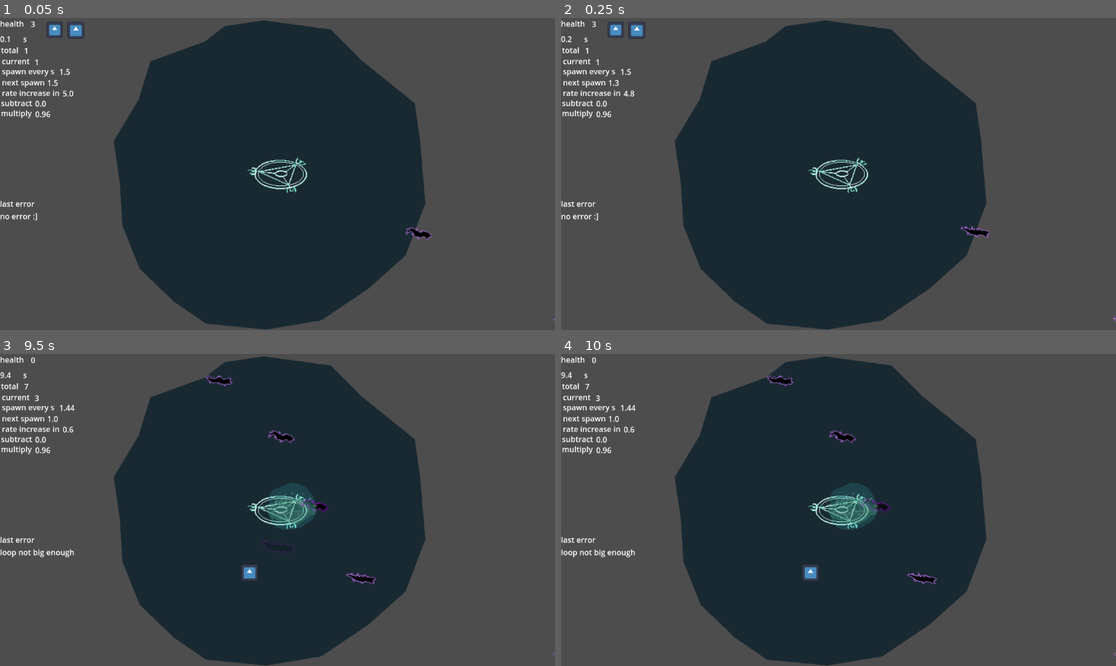
Above: before the commit, frames 1-4 (two rows, left to right).
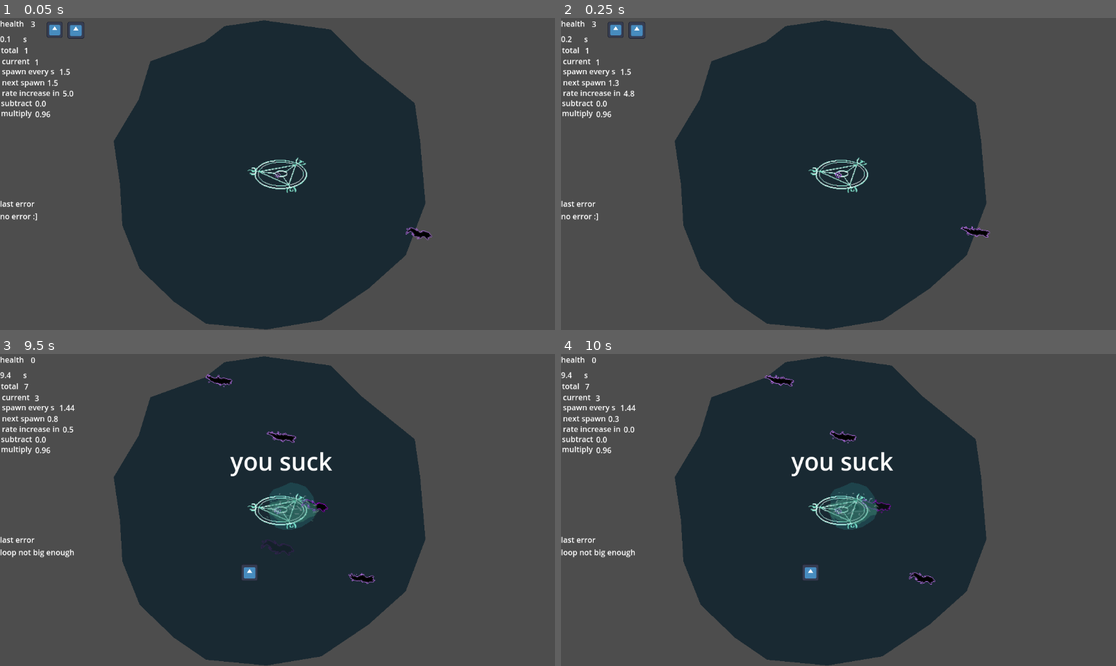
Above: after the commit, the same moments.

Repository: alifeee/loop
Game: Godot game, scene res://scenes/main.tscn
The game is run twice, just before and just after one commit, with the same random seed, the same clock (stepped at 60 frames per second) and the same inputs. The engine's default icon, where the game draws it, is replaced by a stand-in: a white triangle on a blue panel in a dark square.
Inputs (mouse positions are in pixels of both pictures, inside the frame that each line leads up to):
- Up to frame 1 (0.05 s): no input
- Up to frame 2 (0.25 s): no input
- Up to frame 3 (9.5 s): move the mouse to (399, 494) at 0.52 s; press the mouse at (399, 494) at 0.53 s; move the mouse to (166, 525) at 1.27 s; release the mouse at (166, 525) at 1.28 s; click (166, 525) at 1.35 s; move the mouse to (333, 441) at 2.02 s; press the mouse at (333, 441) at 2.03 s; move the mouse to (249, 572) at 2.77 s; release the mouse at (249, 572) at 2.78 s; click (249, 572) at 2.85 s; move the mouse to (444, 556) at 3.52 s; press the mouse at (444, 556) at 3.53 s; move the mouse to (111, 463) at 4.27 s; release the mouse at (111, 463) at 4.28 s; click (111, 463) at 4.35 s; move the mouse to (305, 510) at 5.02 s; press the mouse at (305, 510) at 5.03 s; move the mouse to (194, 432) at 5.77 s; release the mouse at (194, 432) at 5.78 s; click (194, 432) at 5.85 s; move the mouse to (399, 494) at 6.52 s; press the mouse at (399, 494) at 6.53 s; move the mouse to (166, 525) at 7.27 s; release the mouse at (166, 525) at 7.28 s; click (166, 525) at 7.35 s; move the mouse to (333, 441) at 8.02 s; press the mouse at (333, 441) at 8.03 s; move the mouse to (249, 572) at 8.77 s; release the mouse at (249, 572) at 8.78 s; click (249, 572) at 8.85 s
- Up to frame 4 (10 s): move the mouse to (1005, 556) at 9.52 s; press the mouse at (1005, 556) at 9.53 s

The runs differ from the first frame. In frame 1, less than 0.1% of the frame differs, in the area x 49-100%, y 49-98%; in frame 2, less than 0.1%; in frame 3, 0.8%, in the area x 8-100%, y 6-98%; in frame 4, 0.8%.

Commit message:
add "end screen"

Diff:
--- a/scenes/main.tscn
+++ b/scenes/main.tscn
@@ -82,7 +82,6 @@
 texture = ExtResource("2_tbgi4")
 
 [node name="AnimatedSprite2D" type="AnimatedSprite2D" parent="Centre"]
-position = Vector2(578, 298.75)
 scale = Vector2(0.84375, 0.804687)
 sprite_frames = SubResource("SpriteFrames_eb6dy")
 animation = &"summon_portal"
@@ -309,6 +308,15 @@
 offset_top = 1.0
 offset_right = 104.0
 offset_bottom = 24.0
+
+[node name="EndLabel" type="Label" parent="CanvasLayer"]
+visible = false
+offset_left = 478.0
+offset_top = 188.0
+offset_right = 689.0
+offset_bottom = 257.0
+theme_override_font_sizes/font_size = 50
+text = "you suck"
 
 [node name="errors" type="Control" parent="CanvasLayer"]
 layout_mode = 3
--- a/scripts/globals.gd
+++ b/scripts/globals.gd
@@ -12,6 +12,7 @@
 # signals
 signal pause_game
 signal resume_game
+signal end_game
 signal player_hit
 
 # global variables
@@ -29,8 +30,13 @@
 	resume_game.emit()
 	print("resuming game")
 
+func endgame():
+	gamestate = GAMESTATES.WIN_SCREEN
+	end_game.emit()
+	print("ending game")
+
 func hit_player(damage: int):
 	player_health -= 1
 	if player_health <= 0:
-		pause()
+		endgame()
 	player_hit.emit()
--- a/scripts/userinterface.gd
+++ b/scripts/userinterface.gd
@@ -3,8 +3,10 @@
 var time_elapsed: float
 var errortween: Tween
 
-#func _ready() -> void:
+func _ready() -> void:
 	#start_time = Time.get_unix_time_from_system()
+	$EndLabel.visible = false
+	Globals.end_game.connect(func(): $EndLabel.visible = true)
 
 func _process(delta: float) -> void:
 	# health
